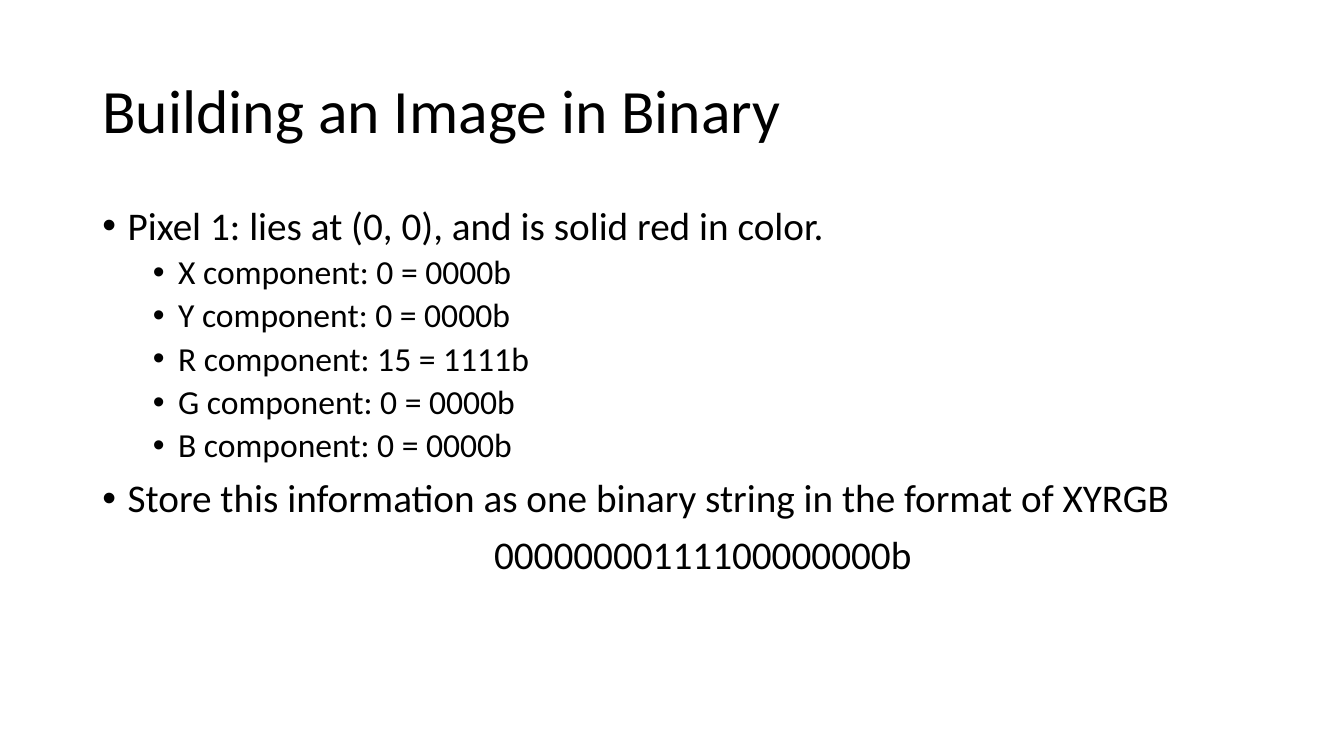
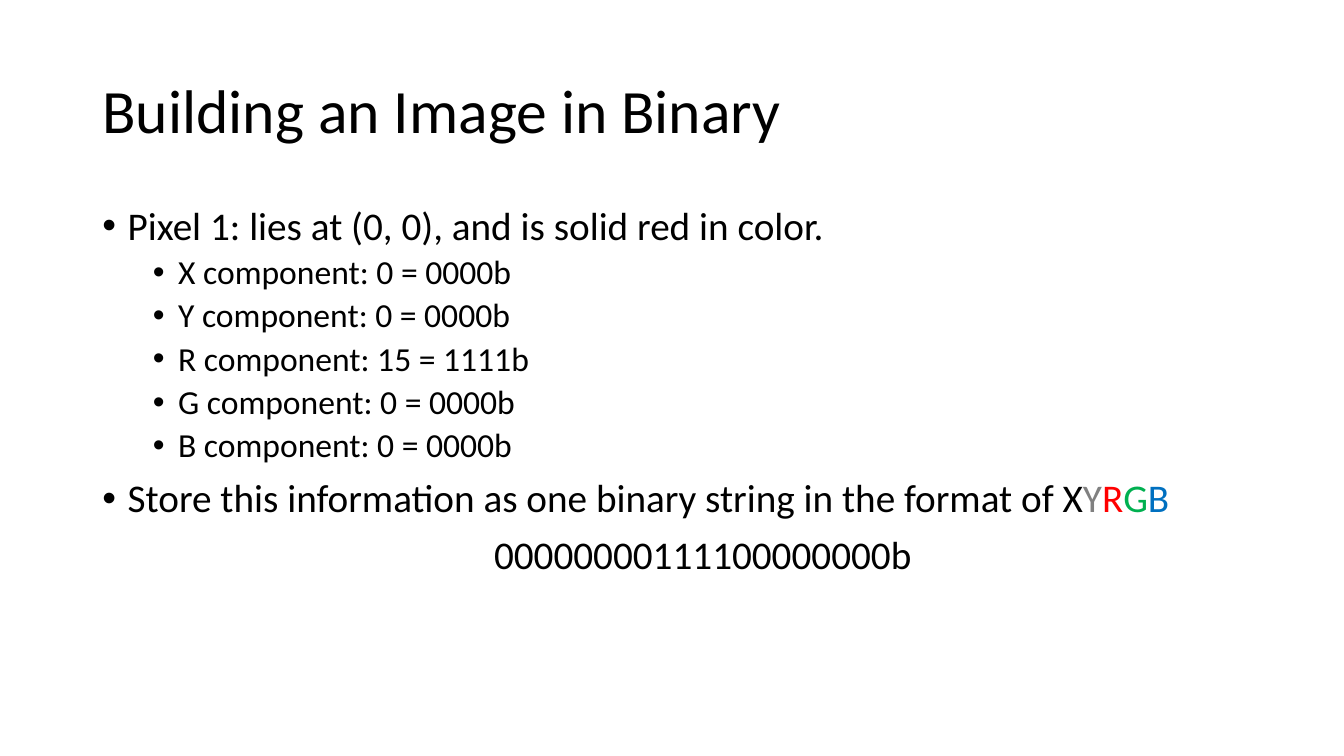
Before and after one commit to MrJoshGross/Course-Curricular-Material, a slide deck: slide 126 of wip/Lecture 5 - More Bitwise Operators.pptx. Drawn at 1344x756 pixels with LibreOffice and Linux fonts; fonts in the diff are those of the drawing. Boxes give left, top, right and bottom in pixels: in the first picture for what was removed or moved away, otherwise in the second. Text is boxed around its words. In the diff, an @@ line names an element or a change of style, - is before the commit and + after.

Commit message:
Update Lecture 5 - More Bitwise Operators.pptx
1st pixel building example

```diff
--- a/wip/Lecture 5 - More Bitwise Operators.pptx
+++ b/wip/Lecture 5 - More Bitwise Operators.pptx
@@ text at <box>128,484,1170,519</box>: text colour #000000 to #808080, text colour #000000 to #FF0000, text colour #000000 to #00B050, text colour #000000 to #0070C0 in "XYRGB" @@
```
Also in this commit, not shown: 1 other slide changed, 10 slides added.
